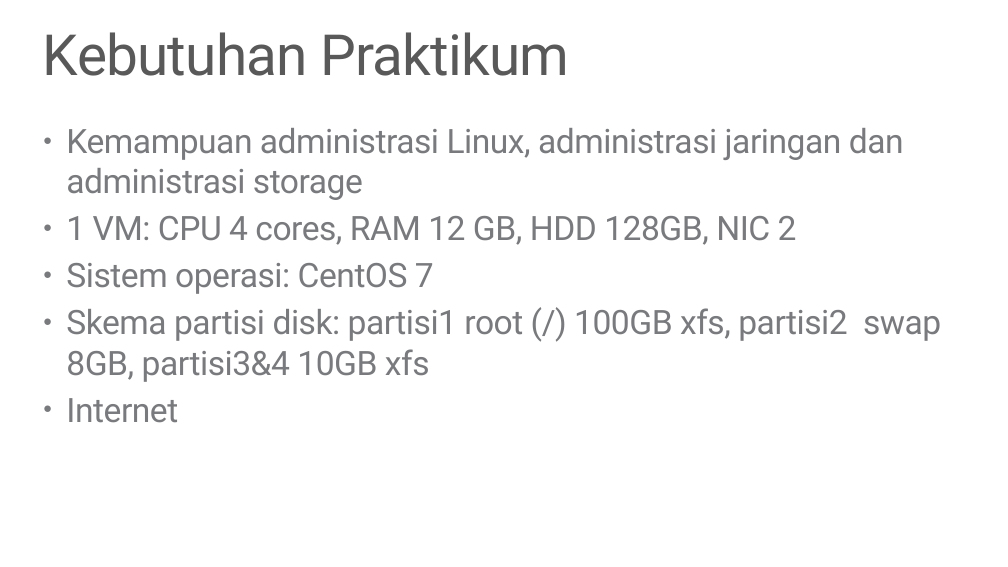
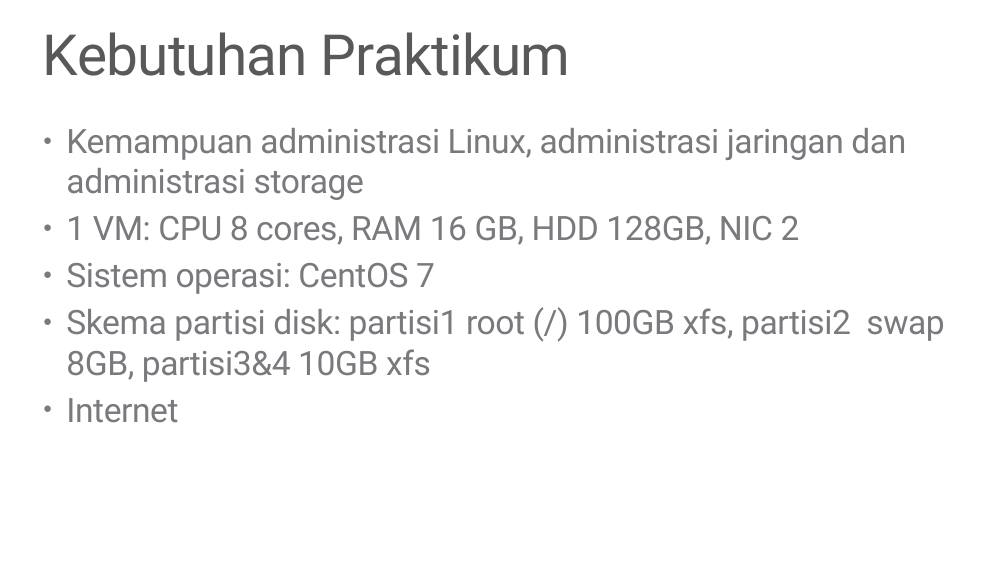
Before and after one commit to acciteam/IWBIS2017, a slide deck: slide 24 of acci-iwbis.pptx. Drawn at 1008x567 pixels with LibreOffice and Linux fonts; fonts in the diff are those of the drawing; background and template pictures are left out. Boxes give left, top, right and bottom in pixels: in the first picture for what was removed or moved away, otherwise in the second. Text is boxed around its words. In the diff, an @@ line names an element or a change of style, - is before the commit and + after.

```diff
--- a/acci-iwbis.pptx
+++ b/acci-iwbis.pptx
@@ text at (66,128,944,423): letter spacing -0.5 to -0.4 pt in "Kemampuan administrasi Linux, administrasi jaringan dan admi ...", "Sistem operasi: CentOS 7", "Skema partisi disk: partisi1 root (/) 100GB ...", "Internet" @@
@@ text at (66,216,800,245): text changed @@
-● 1 VM: CPU 4 cores, RAM 12 GB, HDD 128GB, NIC 2
+● 1 VM: CPU 8 cores, RAM 16 GB, HDD 128GB, NIC 2
```
Also in this commit, not shown: 36 other slides changed, 1 slide added.
